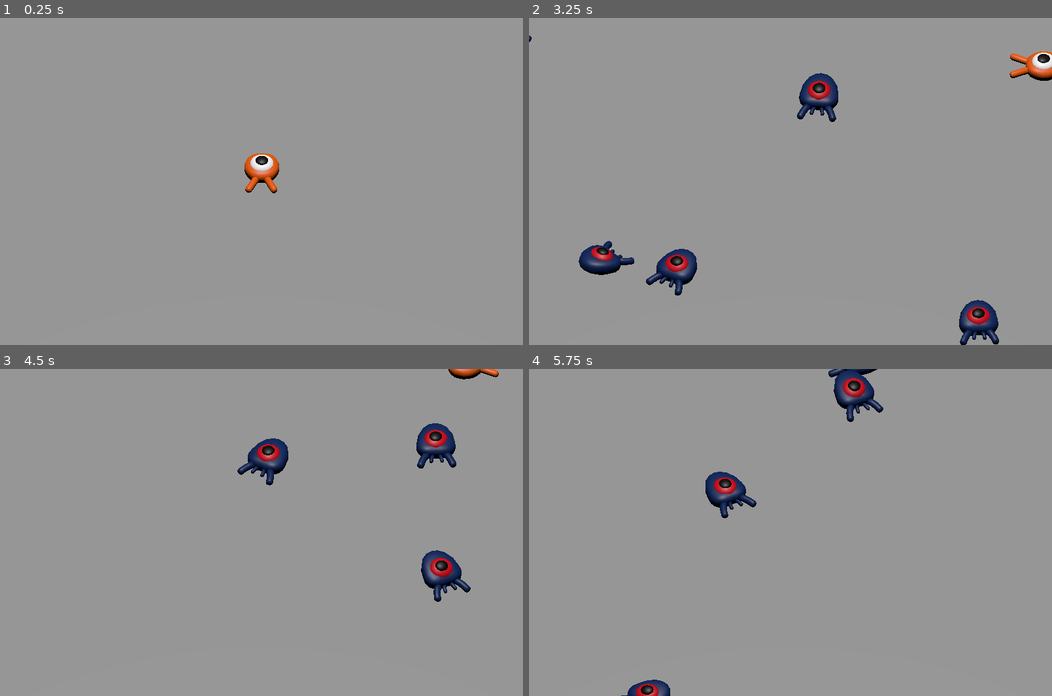
Above: before the commit, frames 1-4 (two rows, left to right).
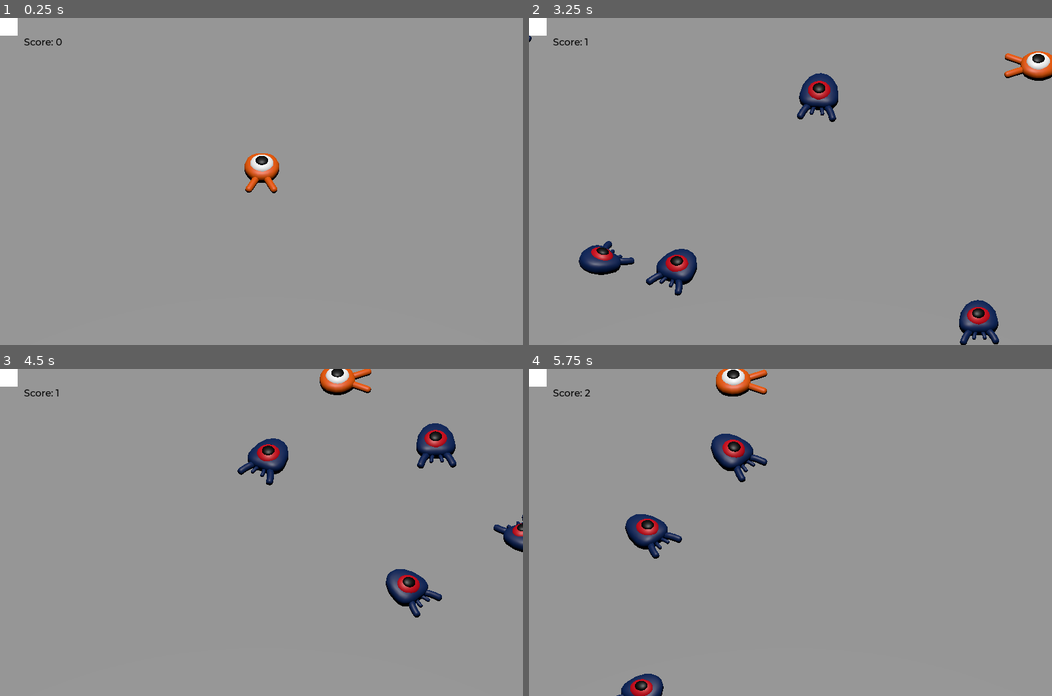
Above: after the commit, the same moments.

Repository: viniciusagvaz/my-first-3d-game
Game: Godot game, scene res://main.tscn
The game is run twice, just before and just after one commit, with the same random seed, the same clock (stepped at 60 frames per second) and the same inputs.
Inputs:
- Up to frame 1 (0.25 s): no input
- Up to frame 2 (3.25 s): tap Enter at 0.5 s; hold Right (move_right) 0.53-1.28 s; hold Up (move_foward) 0.53-1.28 s; tap Space (jump) at 0.77, 1.52, 3.02 s; hold Down (move_back) 1.28-2.03 s; tap Up (move_foward) at 1.35, 2.85 s; hold Up (move_foward) 2.03-2.78 s; hold Right (move_right) from 2.03 s (still down)
- Up to frame 3 (4.5 s): release Right (move_right) at 3.53 s; hold Up (move_foward) 3.53-4.28 s; hold Left (move_left) from 3.53 s (still down); tap Space (jump) at 3.77 s; tap Up (move_foward) at 4.35 s
- Up to frame 4 (5.75 s): tap Space (jump) at 4.52 s; release Left (move_left) at 5.03 s; hold Down (move_back) from 5.03 s (still down); hold Up (move_foward) from 5.03 s (still down)

The runs differ from the first frame. In frame 1, 0.2% of the frame differs, in the area x 0-12%, y 0-9%; in frame 2, 0.8%; in frame 3, 3.0%; in frame 4, 4.7%, in the area x 0-68%, y 0-100%.

Commit message:
keep track of score

Diff:
--- /dev/null
+++ b/ScoreLabel.gd
@@ -0,0 +1,6 @@
+extends Label
+var score = 0
+
+func _on_mob_squashed():
+	score += 1
+	text = "Score: %s" % score
--- a/main.gd
+++ b/main.gd
@@ -19,5 +19,8 @@
 	# Spawn the mob by adding it to the Main scene.
 	add_child(mob)
 
+	# We connect the mob to the score label to update the score upon squashing one.
+	mob.squashed.connect($UserInterface/ScoreLabel._on_mob_squashed.bind())
+
 func _on_player_hit():
 	$MobTimer.stop()
--- a/main.tscn
+++ b/main.tscn
@@ -1,11 +1,13 @@
-[gd_scene load_steps=10 format=3 uid="uid://mkt863e33x33"]
+[gd_scene load_steps=13 format=3 uid="uid://mkt863e33x33"]
 
 [ext_resource type="Script" path="res://main.gd" id="1_a10uo"]
 [ext_resource type="PackedScene" uid="uid://h8c1iidhndtn" path="res://player.tscn" id="1_hdq3p"]
 [ext_resource type="PackedScene" uid="uid://dfohl10y0bh45" path="res://mob.tscn" id="2_hptyc"]
+[ext_resource type="FontFile" uid="uid://c5pqmcth74652" path="res://fonts/Montserrat-Medium.ttf" id="4_lfdj3"]
+[ext_resource type="Script" path="res://ScoreLabel.gd" id="5_xtj64"]
 
 [sub_resource type="BoxShape3D" id="BoxShape3D_tbjl6"]
-size = Vector3(35, 8, 1)
+size = Vector3(35, 6, 1)
 
 [sub_resource type="BoxShape3D" id="BoxShape3D_i4k63"]
 size = Vector3(60, 2, 60)
@@ -13,18 +15,22 @@
 [sub_resource type="BoxMesh" id="BoxMesh_blkth"]
 size = Vector3(60, 1, 60)
 
+[sub_resource type="Curve3D" id="Curve3D_apapl"]
+_data = {
+"points": PackedVector3Array(0, 0, 0, 0, 0, 0, 12.8908, 0.012085, -15.0574, 0, 0, 0, 0, 0, 0, 13, 0, 15, 0, 0, 0, 0, 0, 0, -13, 0, 15, 0, 0, 0, 0, 0, 0, -13.0391, 0.0115967, -15.1308, 0, 0, 0, 0, 0, 0, 12.8908, 0.012085, -15.0574),
+"tilts": PackedFloat32Array(0, 0, 0, 0, 0)
+}
+point_count = 5
+
 [sub_resource type="StandardMaterial3D" id="StandardMaterial3D_4c4pn"]
 albedo_color = Color(1, 1, 0, 1)
 
 [sub_resource type="CylinderMesh" id="CylinderMesh_rd2qy"]
 material = SubResource("StandardMaterial3D_4c4pn")
 
-[sub_resource type="Curve3D" id="Curve3D_apapl"]
-_data = {
-"points": PackedVector3Array(0, 0, 0, 0, 0, 0, 12.8908, 0.012085, -15.0574, 0, 0, 0, 0, 0, 0, 13, 0, 15, 0, 0, 0, 0, 0, 0, -13, 0, 15, 0, 0, 0, 0, 0, 0, -13.0391, 0.0115967, -15.1308, 0, 0, 0, 0, 0, 0, 12.8908, 0.012085, -15.0574),
-"tilts": PackedFloat32Array(0, 0, 0, 0, 0)
-}
-point_count = 5
+[sub_resource type="Theme" id="Theme_sl00g"]
+default_font = ExtResource("4_lfdj3")
+default_font_size = 22
 
 [node name="Main" type="Node"]
 script = ExtResource("1_a10uo")
@@ -39,19 +45,19 @@
 collision_mask = 0
 
 [node name="CollisionShape3D" type="CollisionShape3D" parent="Walls"]
-transform = Transform3D(-4.37114e-08, 0, 1, 0, 1, 0, -1, 0, -4.37114e-08, 16, 1, 2)
+transform = Transform3D(-4.37114e-08, 0, 1, 0, 1, 0, -1, 0, -4.37114e-08, 16, 4, 2)
 shape = SubResource("BoxShape3D_tbjl6")
 
 [node name="CollisionShape3D2" type="CollisionShape3D" parent="Walls"]
-transform = Transform3D(-4.37114e-08, 0, 1, 0, 1, 0, -1, 0, -4.37114e-08, -16, 1, 2)
+transform = Transform3D(-4.37114e-08, 0, 1, 0, 1, 0, -1, 0, -4.37114e-08, -16, 4, 2)
 shape = SubResource("BoxShape3D_tbjl6")
 
 [node name="CollisionShape3D3" type="CollisionShape3D" parent="Walls"]
-transform = Transform3D(-1, 0, -8.74228e-08, -2.26267e-08, 0.965926, 0.258819, 8.44439e-08, 0.258819, -0.965926, 0, 2, 16)
+transform = Transform3D(-1, -1.71583e-15, -8.74228e-08, 0, 1, 0, 8.74228e-08, 0, -1, 0, 4, 15)
 shape = SubResource("BoxShape3D_tbjl6")
 
 [node name="CollisionShape3D4" type="CollisionShape3D" parent="Walls"]
-transform = Transform3D(1, 0, 1.74846e-07, 0, 1, 0, -1.74846e-07, 0, 1, 1, 2, -14)
+transform = Transform3D(1, 0, 1.74846e-07, 0, 1, 0, -1.74846e-07, 0, 1, 1, 4, -13)
 shape = SubResource("BoxShape3D_tbjl6")
 
 [node name="Ground" type="StaticBody3D" parent="."]
@@ -75,6 +81,12 @@
 projection = 1
 size = 19.0
 
+[node name="SpawnPath" type="Path3D" parent="."]
+curve = SubResource("Curve3D_apapl")
+
+[node name="SpawnLocation" type="PathFollow3D" parent="SpawnPath"]
+transform = Transform3D(-0.999992, 1.46066e-06, -0.00363293, 5.68433e-14, 1, 0.000402061, 0.00363292, 0.000402059, -0.999993, 12.8908, 0.012085, -15.0574)
+
 [node name="Cylinders" type="Node3D" parent="."]
 visible = false
 
@@ -94,19 +106,31 @@
 transform = Transform3D(1, 0, 0, 0, 1, 0, 0, 0, 1, 13, 0, -15)
 mesh = SubResource("CylinderMesh_rd2qy")
 
-[node name="SpawnPath" type="Path3D" parent="."]
-curve = SubResource("Curve3D_apapl")
-
-[node name="SpawnLocation" type="PathFollow3D" parent="SpawnPath"]
-transform = Transform3D(-0.999992, 1.46066e-06, -0.00363293, 5.68433e-14, 1, 0.000402061, 0.00363292, 0.000402059, -0.999993, 12.8908, 0.012085, -15.0574)
-
-[node name="Mob" parent="." instance=ExtResource("2_hptyc")]
-transform = Transform3D(1, 0, 0, 0, 1, 0, 0, 0, 1, 7, 0, -4)
-visible = false
-
 [node name="MobTimer" type="Timer" parent="."]
 wait_time = 0.5
 autostart = true
 
+[node name="UserInterface" type="Control" parent="."]
+layout_mode = 3
+anchors_preset = 0
+offset_right = 40.0
+offset_bottom = 40.0
+theme = SubResource("Theme_sl00g")
+
+[node name="ScoreLabel" type="Label" parent="UserInterface"]
+layout_mode = 0
+offset_left = 55.0
+offset_top = 41.0
+offset_right = 116.0
+offset_bottom = 67.0
+theme_override_colors/font_color = Color(0, 0, 0, 1)
+text = "Score: 0"
+script = ExtResource("5_xtj64")
+
+[node name="Retry" type="ColorRect" parent="UserInterface"]
+layout_mode = 0
+offset_right = 40.0
+offset_bottom = 40.0
+
 [connection signal="hit" from="Player" to="." method="_on_player_hit"]
 [connection signal="timeout" from="MobTimer" to="." method="_on_mob_timer_timeout"]
